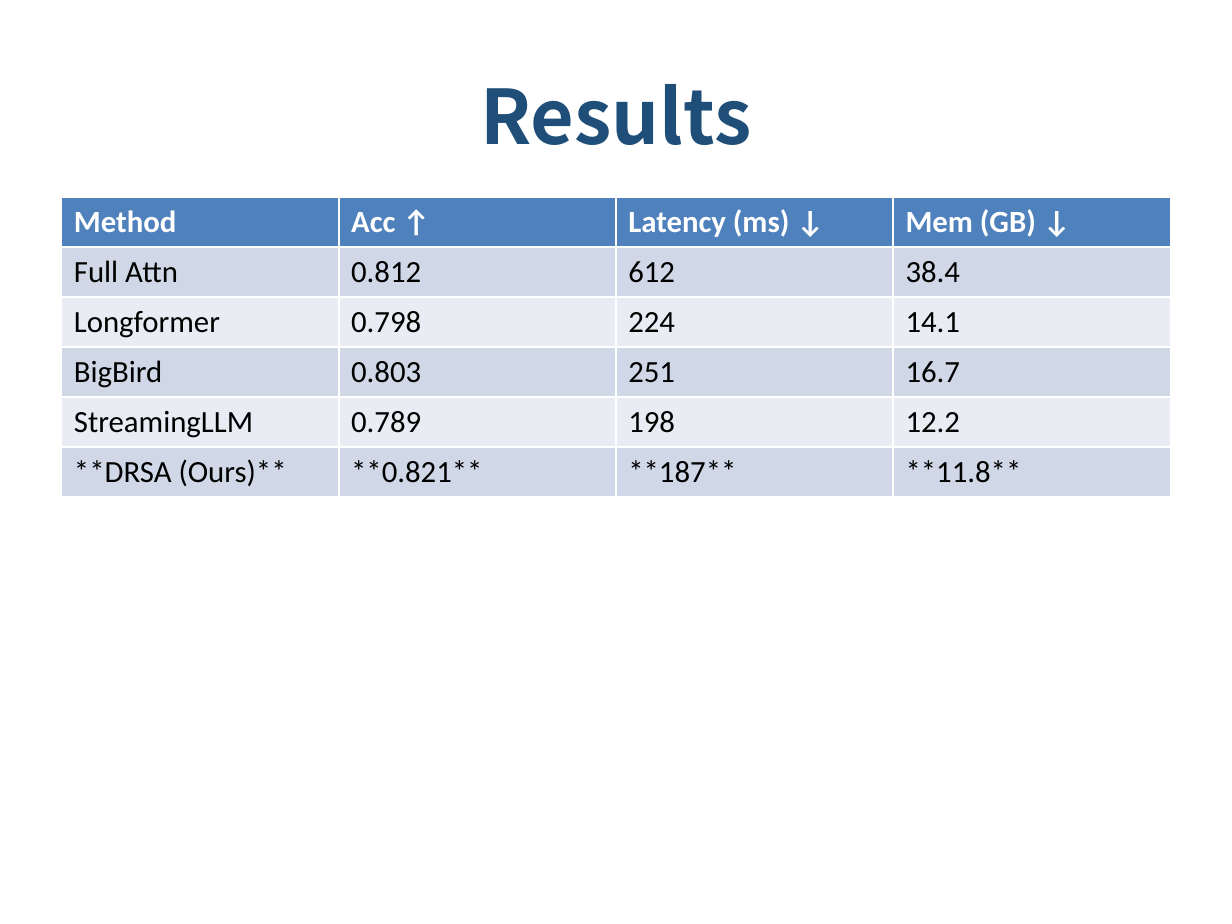
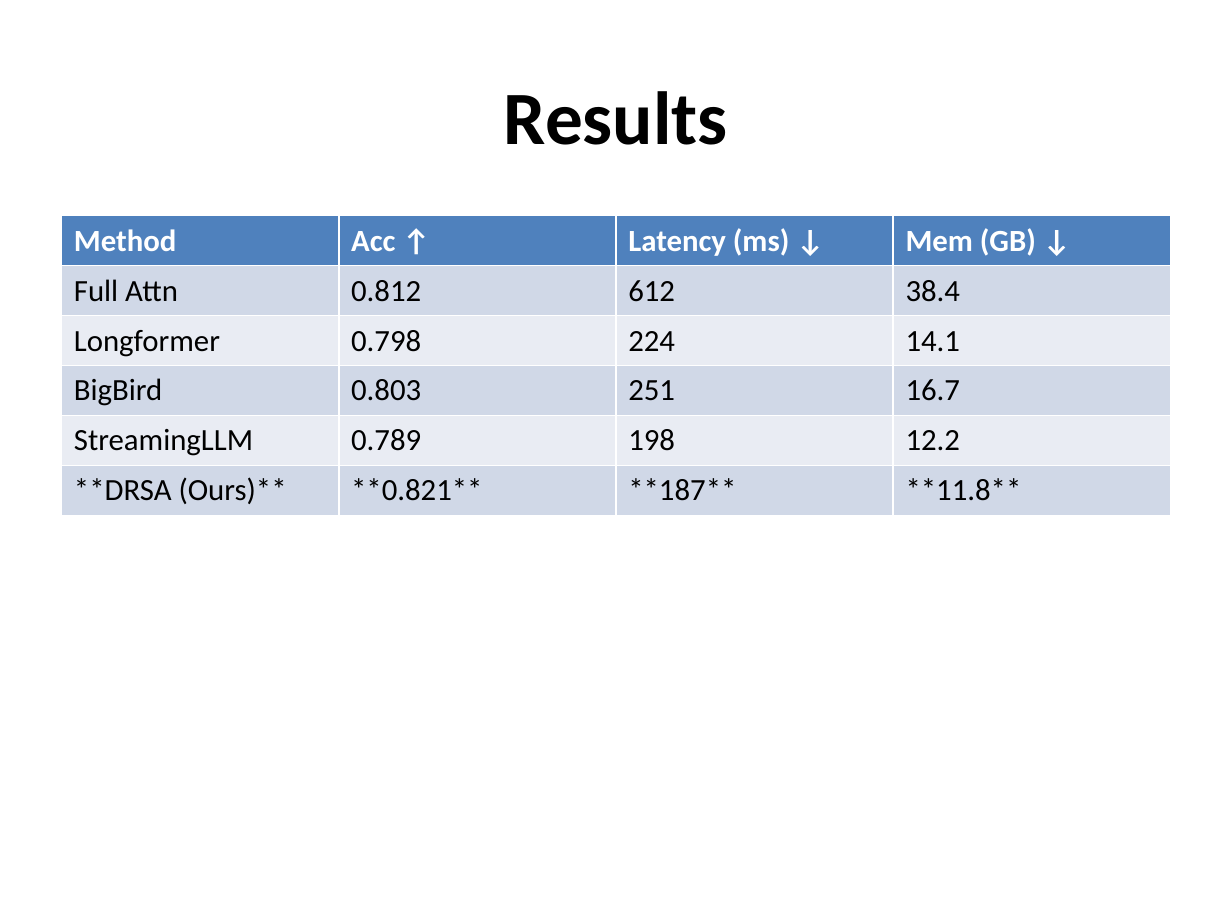
Before and after one commit to 18682922316/SlideForge, a slide deck: slide 6 of output/weekly-report.pptx. Drawn at 1232x924 pixels with LibreOffice and Linux fonts; fonts in the diff are those of the drawing. Boxes give left, top, right and bottom in pixels: in the first picture for what was removed or moved away, otherwise in the second. Text is boxed around its words. In the diff, an @@ line names an element or a change of style, - is before the commit and + after.

```diff
--- a/output/weekly-report.pptx
+++ b/output/weekly-report.pptx
@@ title "Results" at box(504, 91, 728, 145): font Noto Sans CJK SC to Calibri, text colour #1F4E79 to #000000 @@
@@ table: place and size @@
-table at box(62, 197, 1170, 493)
+table at box(62, 216, 1170, 511)
```
Also in this commit, not shown: 5 other slides changed, 1 slide added, 1 slide removed, 3 other files.
